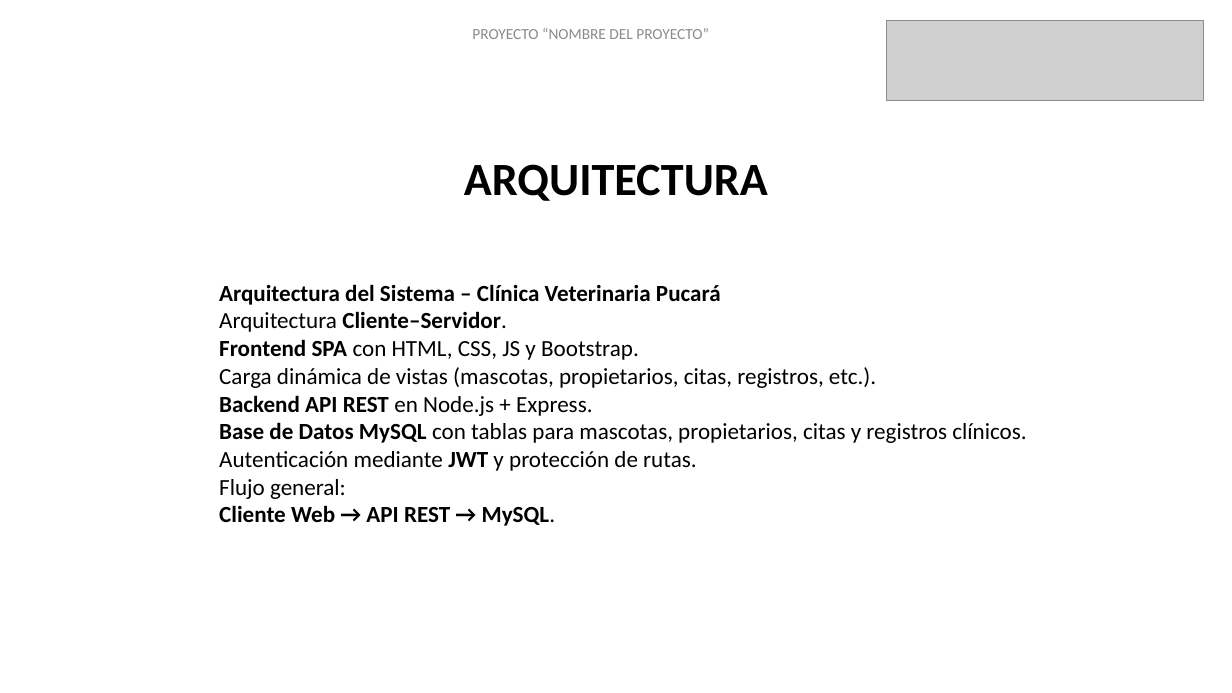
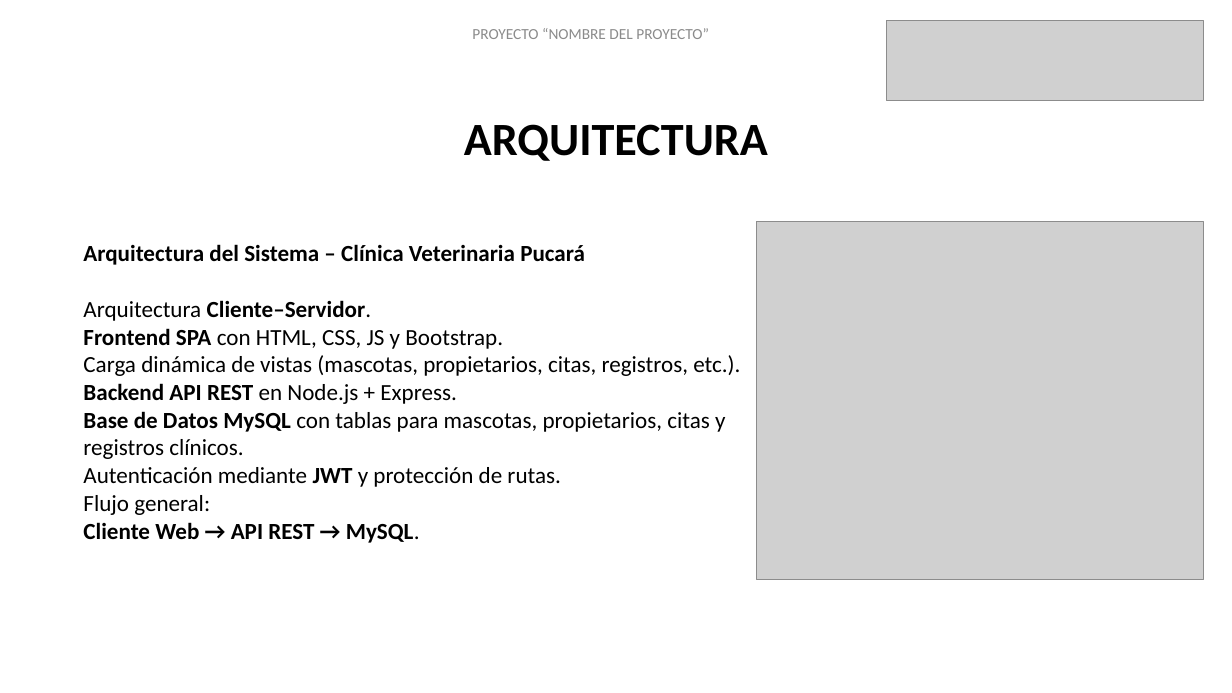
Before and after one commit to 4vil4/VeterinariaPucara, a slide deck: slide 14 of FASE 3/Evidencias Grupales/Presentación Capstone.pptx. Drawn at 1232x693 pixels with LibreOffice and Linux fonts; fonts in the diff are those of the drawing; grey boxes stand for pictures; background and template pictures are left out. Boxes give left, top, right and bottom in pixels: in the first picture for what was removed or moved away, otherwise in the second. Text is boxed around its words. In the diff, an @@ line names an element or a change of style, - is before the commit and + after.

```diff
--- a/FASE 3/Evidencias Grupales/Presentación Capstone.pptx
+++ b/FASE 3/Evidencias Grupales/Presentación Capstone.pptx
@@ text "ARQUITECTURA": place and size @@
-text "ARQUITECTURA" at (464, 164, 768, 201)
+text "ARQUITECTURA" at (464, 124, 768, 161)
@@ text "Arquitectura del Sistema – Clínica ..." rewrapped from (219, 284, 1026, 526) to (83, 244, 740, 543) @@
@@ picture added at (756, 222, 1204, 579) @@
```
Also in this commit, not shown: 8 other slides changed, 2 slides added, 1 slide removed.
